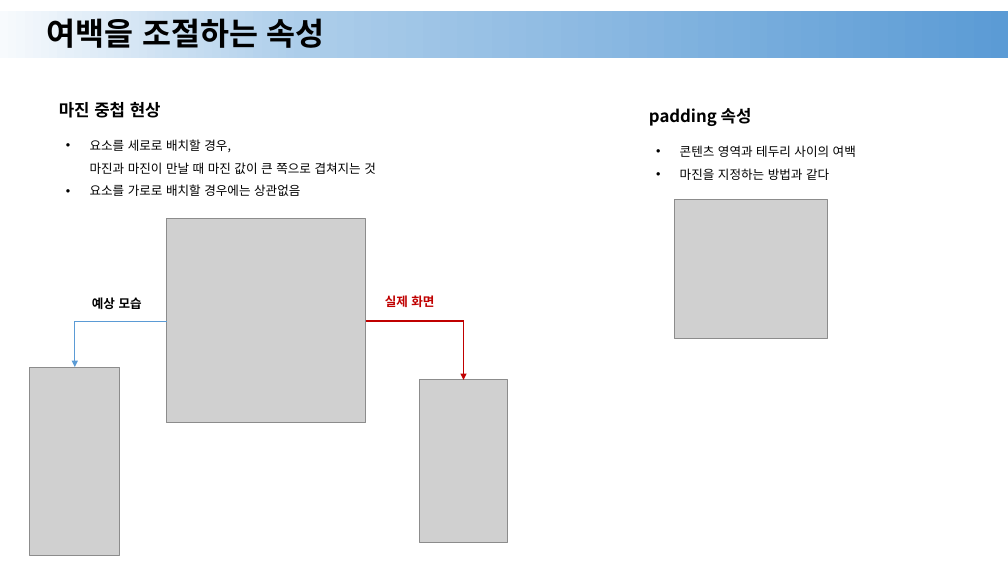
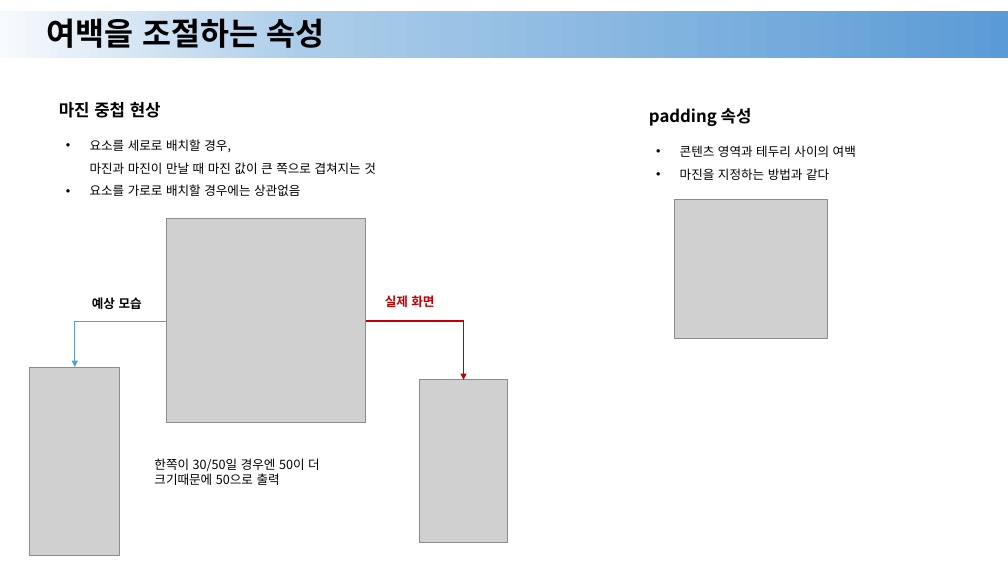
Before and after one commit to Nangnaa/html-css-javascript, a slide deck: slide 12 of HTML/ppt/08.pptx. Drawn at 1008x567 pixels with LibreOffice and Linux fonts; fonts in the diff are those of the drawing; grey boxes stand for pictures. Boxes give left, top, right and bottom in pixels: in the first picture for what was removed or moved away, otherwise in the second. Text is boxed around its words. In the diff, an @@ line names an element or a change of style, - is before the commit and + after.

```diff
--- a/HTML/ppt/08.pptx
+++ b/HTML/ppt/08.pptx
@@ text added at box(154, 458, 320, 485), 12 pt, text #000000 @@
+한쪽이 30/50일 경우엔 50이 더 크기때문에 50으로 출력
```
Also in this commit, not shown: 2 other slides changed, 8 other files.
